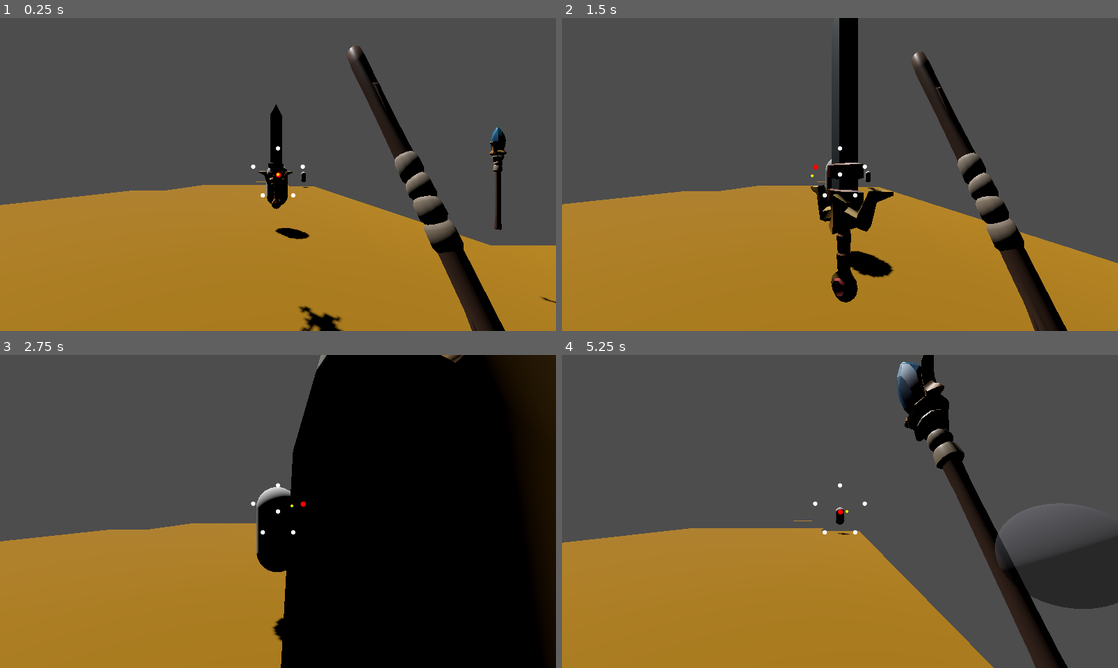
Above: before the commit, frames 1-4 (two rows, left to right).
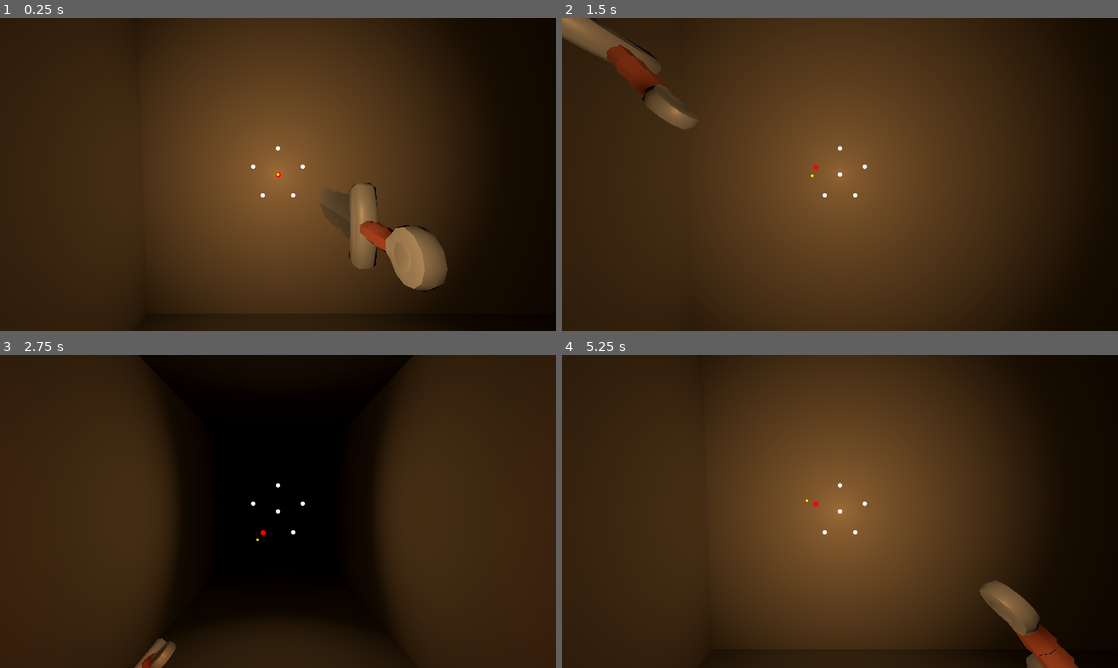
Above: after the commit, the same moments.

Repository: MendelDdS/pdc-godot
Game: Godot game, scene res://scenes/main.tscn
Same seed, same stepped clock (60 frames per second), same inputs: the game is played once before the commit and once after it.
Inputs (mouse positions are in pixels of both pictures, inside the frame that each line leads up to):
- Up to frame 1 (0.25 s): no input
- Up to frame 2 (1.5 s): move the mouse to (867, 174) at 0.52 s; hold D (Right strafe) 0.53-1.28 s; hold Up (Foward) 0.53-1.28 s; move the mouse to (812, 174) at 1.27 s; hold Down (Back) from 1.28 s (still down); tap Up (Foward) at 1.35 s
- Up to frame 3 (2.75 s): move the mouse to (289, 505) at 2.02 s; release Down (Back) at 2.03 s; hold D (Right strafe) from 2.03 s (still down); hold Up (Foward) from 2.03 s (still down); click (289, 505) at 2.1 s
- Up to frame 4 (5.25 s): move the mouse to (834, 517) at 2.77 s; release Up (Foward) at 2.78 s; right-click (834, 517) at 2.85 s; tap Up (Foward) at 3.05, 4.35 s; move the mouse to (878, 514) at 3.52 s; release D (Right strafe) at 3.53 s; hold Up (Foward) 3.53-4.28 s; hold A (Left strafe) 3.53-5.03 s; move the mouse to (795, 508) at 4.27 s; move the mouse to (845, 511) at 5.02 s; hold Down (Back) from 5.03 s (still down); hold Up (Foward) from 5.03 s (still down); click (845, 511) at 5.1 s

The runs differ from the first frame. In frame 1, 99% of the frame differs, in the area x 0-100%, y 0-100%; in frame 2, 99%; in frame 3, 84%; in frame 4, 99%.

Commit message:
fix(#0000): adjust camera position

Diff:
--- a/core/constants.gd
+++ b/core/constants.gd
@@ -1,3 +1,3 @@
 extends Node
 
-const TILE_SIZE = 5.0
+const TILE_SIZE = 6.0
--- a/scenes/actors/enemies/enemy.gd
+++ b/scenes/actors/enemies/enemy.gd
@@ -3,7 +3,7 @@
 
 enum State { IDLE, CHASE, ATTACK, STUNNED, DEAD }
 
-@export var attack_damage: int = 10
+@export var attack_damage: int = 5
 @export var attack_windup: float = 0.35
 @export var attack_cooldown: float = 1.0
 @export var stun_duration: float = 1.4
@@ -271,13 +271,15 @@
 	if position_feedback_tween:
 		position_feedback_tween.kill()
 	body.rotation_degrees = base_body_rotation_degrees
-	global_position = base_global_position
-
-	var recoil_pos := base_global_position + (global_transform.basis.z.normalized() * Constants.TILE_SIZE * 0.28)
+	var anchor_pos := _cell_to_world(get_current_cell())
+	global_position = anchor_pos
+	base_global_position = anchor_pos
+
+	var recoil_pos := anchor_pos + (global_transform.basis.z.normalized() * Constants.TILE_SIZE * 0.22)
 	position_feedback_tween = create_tween()
 	position_feedback_tween.set_trans(Tween.TRANS_QUAD).set_ease(Tween.EASE_OUT)
 	position_feedback_tween.tween_property(self, "global_position", recoil_pos, 0.08)
-	position_feedback_tween.tween_property(self, "global_position", base_global_position, 0.16).set_trans(Tween.TRANS_SINE).set_ease(Tween.EASE_OUT)
+	position_feedback_tween.tween_property(self, "global_position", anchor_pos, 0.16).set_trans(Tween.TRANS_SINE).set_ease(Tween.EASE_OUT)
 	position_feedback_tween.tween_callback(_finish_position_feedback)
 
 	body_rotation_tween = create_tween()
--- a/scenes/actors/player/player.gd
+++ b/scenes/actors/player/player.gd
@@ -424,6 +424,7 @@
 func move_in_direction(direction: Vector3, ray: RayCast3D, is_strafe: bool = false, strafe_dir: int = 0) -> void:
 	var previous_pos := global_position
 	var target_pos = global_position + direction.normalized() * Constants.TILE_SIZE
+	ray.force_raycast_update()
 
 	if ray.is_colliding() || _has_enemy_on_tile(target_pos):
 		play_wall_bump_animation(direction)
--- a/scenes/actors/player/player.tscn
+++ b/scenes/actors/player/player.tscn
@@ -16,6 +16,7 @@
 
 [node name="Player" type="CharacterBody3D" unique_id=2122427803]
 script = ExtResource("1_1fipg")
+player_class = 0
 warrior_starting_weapon_scene = ExtResource("2_sword_weapon")
 mage_starting_weapon_scene = ExtResource("2_staff_weapon")
 
@@ -23,13 +24,14 @@
 script = ExtResource("1_watk3")
 
 [node name="CameraPivot" parent="." unique_id=1839286025 instance=ExtResource("2_oj104")]
-transform = Transform3D(1, 0, 0, 0, 1, 0, 0, 0, 1, 0, 1.4785786, -0.40341085)
+transform = Transform3D(1, 0, 0, 0, 1, 0, 0, 0, 1, 0, 1.5, 1.5)
 
 [node name="HealthComponent" parent="." unique_id=1503925823 instance=ExtResource("2_6b2fh")]
 transform = Transform3D(1, 0, 0, 0, 1, 0, 0, 0, 1, 0, 0.9, 0)
 
 [node name="Body" type="MeshInstance3D" parent="." unique_id=1691970083]
 transform = Transform3D(1, 0, 0, 0, 1, 0, 0, 0, 1, 0, 0.9, 0)
+visible = false
 mesh = SubResource("CapsuleMesh_l17oj")
 
 [node name="CollisionShape3D" type="CollisionShape3D" parent="." unique_id=1762347546]
@@ -38,18 +40,18 @@
 
 [node name="LeftRay" type="RayCast3D" parent="." unique_id=1746288839]
 transform = Transform3D(-4.371139e-08, 0, 1, 0, 1, 0, -1, 0, -4.371139e-08, 0, 1, 0)
-target_position = Vector3(0, 0, -2)
+target_position = Vector3(0, 0, -3.5)
 
 [node name="ForwardRay" type="RayCast3D" parent="." unique_id=2036658384]
 transform = Transform3D(1, 0, 0, 0, 1, 0, 0, 0, 1, 0, 1, 0)
-target_position = Vector3(0, 0, -2)
+target_position = Vector3(0, 0, -3.5)
 
 [node name="BackRay" type="RayCast3D" parent="." unique_id=839611111]
 transform = Transform3D(1, 0, 0, 0, 1, 0, 0, 0, 1, 0, 1, 0)
-target_position = Vector3(0, 0, 2)
+target_position = Vector3(0, 0, 3.5)
 
 [node name="RightRay" type="RayCast3D" parent="." unique_id=421685770]
 transform = Transform3D(-4.371139e-08, 0, -1, 0, 1, 0, 1, 0, -4.371139e-08, 0, 1, 0)
-target_position = Vector3(0, 0, -2)
+target_position = Vector3(0, 0, -3.5)
 
 [node name="CombatUI" parent="." unique_id=813536664 instance=ExtResource("2_combat")]
--- a/scenes/camera/CameraPivot.tscn
+++ b/scenes/camera/CameraPivot.tscn
@@ -6,10 +6,27 @@
 script = ExtResource("1_scdyt")
 
 [node name="Camera3D" type="Camera3D" parent="." unique_id=1419696167]
+transform = Transform3D(1, 0, 0, 0, 0.99862945, 0.05233596, 0, -0.05233596, 0.99862945, 0, 0, 0)
+
+[node name="PlayerLight" type="OmniLight3D" parent="Camera3D" unique_id=1625141012]
+transform = Transform3D(1, 0, 0, 0, 1, 0, 0, 0, 1, 0, -0.15, -0.35)
+light_color = Color(1, 0.72, 0.45, 1)
+light_energy = 1.35
+omni_range = 12.0
+omni_attenuation = 1.1
 
 [node name="MeleeRay" type="RayCast3D" parent="Camera3D" unique_id=987654321]
 enabled = false
-target_position = Vector3(0, 0, -5.5)
+target_position = Vector3(0, 0, -7.5)
 collision_mask = 2
 
 [node name="WeaponPivot" type="Node3D" parent="Camera3D" unique_id=123456789]
+
+[node name="SpotLight3D" type="SpotLight3D" parent="Camera3D" unique_id=495425737]
+transform = Transform3D(1, 0, 0, 0, 1, 0, 0, 0, 1, 0, 0, -1)
+light_color = Color(1, 0.72156864, 0.4509804, 1)
+light_specular = 0.0
+spot_range = 6.0
+spot_attenuation = -1.5
+spot_angle = 75.0
+spot_angle_attenuation = 5.098239
--- a/scenes/levels/dungeon_entrance.gd
+++ b/scenes/levels/dungeon_entrance.gd
@@ -1 +1,200 @@
 extends Node3D
+
+const TILE_SIZE := Constants.TILE_SIZE
+const FLOOR_THICKNESS := 0.16
+const WALL_THICKNESS := 0.32
+const WALL_HEIGHT := 6.4
+const CEILING_Y := 6.4
+const ACTOR_Y := 1.8
+
+const DUNGEON_MAP := [
+	"##########",
+	"#P.E#...U#",
+	"#.#.#.##.#",
+	"#.#...#..#",
+	"#.###.#E##",
+	"#...#....#",
+	"###.#.##.#",
+	"#E..#..Q.#",
+	"#...S....#",
+	"##########"
+]
+
+@export var enemy_scene: PackedScene
+@export var quality_sword_scene: PackedScene
+@export var quality_staff_scene: PackedScene
+
+var floor_material: StandardMaterial3D
+var wall_material: StandardMaterial3D
+var ceiling_material: StandardMaterial3D
+var trim_material: StandardMaterial3D
+
+@onready var player_spawn: Marker3D = $PlayerSpawn
+
+func _ready() -> void:
+	_setup_materials()
+	_clear_generated_nodes()
+	_build_containers()
+	_build_static_geometry()
+	_build_dynamic_content()
+	_setup_lighting()
+
+func _setup_materials() -> void:
+	floor_material = _make_material(Color(0.22, 0.22, 0.20), 0.9, 0.0)
+	wall_material = _make_material(Color(0.30, 0.29, 0.25), 0.82, 0.0)
+	ceiling_material = _make_material(Color(0.10, 0.105, 0.11), 0.95, 0.0)
+	trim_material = _make_material(Color(0.38, 0.30, 0.22), 0.75, 0.0)
+
+func _make_material(color: Color, roughness: float, metallic: float) -> StandardMaterial3D:
+	var material := StandardMaterial3D.new()
+	material.albedo_color = color
+	material.roughness = roughness
+	material.metallic = metallic
+	return material
+
+func _clear_generated_nodes() -> void:
+	for node_name in ["StaticGeometry", "Interactables", "Enemies", "Pickups", "Lighting"]:
+		var node := get_node_or_null(node_name)
+		if node != null:
+			node.queue_free()
+
+func _build_containers() -> void:
+	for node_name in ["StaticGeometry", "Interactables", "Enemies", "Pickups", "Lighting"]:
+		var container := Node3D.new()
+		container.name = node_name
+		add_child(container)
+
+	for node_name in ["Floors", "Walls", "Ceilings"]:
+		var container := Node3D.new()
+		container.name = node_name
+		$StaticGeometry.add_child(container)
+
+func _build_static_geometry() -> void:
+	for z in DUNGEON_MAP.size():
+		for x in DUNGEON_MAP[z].length():
+			if not _is_walkable_cell(x, z):
+				continue
+
+			var center := _cell_to_world(Vector2i(x, z), 0.0)
+			_create_box("Floor_%s_%s" % [x, z], $StaticGeometry/Floors, center + Vector3(0.0, -FLOOR_THICKNESS * 0.5, 0.0), Vector3(TILE_SIZE, FLOOR_THICKNESS, TILE_SIZE), floor_material, true)
+			_create_box("Ceiling_%s_%s" % [x, z], $StaticGeometry/Ceilings, center + Vector3(0.0, CEILING_Y, 0.0), Vector3(TILE_SIZE, FLOOR_THICKNESS, TILE_SIZE), ceiling_material, true)
+			_create_edge_walls(x, z)
+
+func _create_edge_walls(x: int, z: int) -> void:
+	var center := _cell_to_world(Vector2i(x, z), WALL_HEIGHT * 0.5)
+	var half := TILE_SIZE * 0.5
+	var dirs := [
+		{"offset": Vector3(0.0, 0.0, -half), "size": Vector3(TILE_SIZE, WALL_HEIGHT, WALL_THICKNESS), "cell": Vector2i(x, z - 1), "name": "N"},
+		{"offset": Vector3(0.0, 0.0, half), "size": Vector3(TILE_SIZE, WALL_HEIGHT, WALL_THICKNESS), "cell": Vector2i(x, z + 1), "name": "S"},
+		{"offset": Vector3(-half, 0.0, 0.0), "size": Vector3(WALL_THICKNESS, WALL_HEIGHT, TILE_SIZE), "cell": Vector2i(x - 1, z), "name": "W"},
+		{"offset": Vector3(half, 0.0, 0.0), "size": Vector3(WALL_THICKNESS, WALL_HEIGHT, TILE_SIZE), "cell": Vector2i(x + 1, z), "name": "E"}
+	]
+
+	for dir in dirs:
+		if _is_walkable_cell(dir["cell"].x, dir["cell"].y):
+			continue
+		_create_box("Wall_%s_%s_%s" % [x, z, dir["name"]], $StaticGeometry/Walls, center + dir["offset"], dir["size"], wall_material, true)
+
+func _build_dynamic_content() -> void:
+	for z in DUNGEON_MAP.size():
+		for x in DUNGEON_MAP[z].length():
+			var marker := _get_cell_marker(x, z)
+			var cell := Vector2i(x, z)
+			match marker:
+				"P":
+					player_spawn.position = _cell_to_world(cell, ACTOR_Y)
+				"E":
+					_spawn_scene(enemy_scene, $Enemies, _cell_to_world(cell, ACTOR_Y), "Enemy")
+				"Q":
+					_spawn_scene(quality_sword_scene, $Pickups, _cell_to_world(cell, ACTOR_Y), "QualitySwordPickup")
+				"S":
+					_spawn_scene(quality_staff_scene, $Pickups, _cell_to_world(cell, ACTOR_Y), "QualityStaffPickup")
+				"U":
+					_create_stairs_marker(cell)
+
+func _spawn_scene(scene: PackedScene, parent: Node, position: Vector3, node_name: String) -> Node:
+	if scene == null:
+		return null
+
+	var instance := scene.instantiate()
+	instance.name = node_name
+	parent.add_child(instance)
+	instance.global_position = position
+	return instance
+
+func _create_stairs_marker(cell: Vector2i) -> void:
+	var parent := $Interactables
+	var base_pos := _cell_to_world(cell, 0.18)
+	for i in 5:
+		_create_box(
+			"StairsUp_%s" % i,
+			parent,
+			base_pos + Vector3(0.0, 0.12 + (i * 0.18), -1.55 + (i * 0.62)),
+			Vector3(TILE_SIZE * 0.64, 0.22, 0.58),
+			trim_material,
+			false
+		)
+
+func _setup_lighting() -> void:
+	var ambient := WorldEnvironment.new()
+	ambient.name = "WorldEnvironment"
+	var environment := Environment.new()
+	environment.background_mode = Environment.BG_COLOR
+	environment.background_color = Color(0.015, 0.015, 0.018)
+	environment.ambient_light_color = Color(0.20, 0.20, 0.19)
+	environment.ambient_light_energy = 0.52
+	ambient.environment = environment
+	$Lighting.add_child(ambient)
+
+	for z in DUNGEON_MAP.size():
+		for x in DUNGEON_MAP[z].length():
+			if _get_cell_marker(x, z) != ".":
+				continue
+			if (x + z) % 5 != 0:
+				continue
+			var light := OmniLight3D.new()
+			light.name = "TorchLight_%s_%s" % [x, z]
+			light.light_color = Color(1.0, 0.56, 0.26)
+			light.light_energy = 1.15
+			light.omni_range = 9.0
+			light.shadow_enabled = true
+			$Lighting.add_child(light)
+			light.position = _cell_to_world(Vector2i(x, z), 2.45)
+
+func _create_box(node_name: String, parent: Node, position: Vector3, size: Vector3, material: Material, with_collision: bool) -> Node3D:
+	var root := Node3D.new()
+	root.name = node_name
+	parent.add_child(root)
+	root.position = position
+
+	var mesh_instance := MeshInstance3D.new()
+	var mesh := BoxMesh.new()
+	mesh.size = size
+	mesh_instance.mesh = mesh
+	mesh_instance.material_override = material
+	root.add_child(mesh_instance)
+
+	if with_collision:
+		var body := StaticBody3D.new()
+		var collision := CollisionShape3D.new()
+		var shape := BoxShape3D.new()
+		shape.size = size
+		collision.shape = shape
+		body.add_child(collision)
+		root.add_child(body)
+
+	return root
+
+func _is_walkable_cell(x: int, z: int) -> bool:
+	if z < 0 or z >= DUNGEON_MAP.size():
+		return false
+	if x < 0 or x >= DUNGEON_MAP[z].length():
+		return false
+	return _get_cell_marker(x, z) != "#"
+
+func _cell_to_world(cell: Vector2i, y: float) -> Vector3:
+	var half := TILE_SIZE * 0.5
+	return Vector3((cell.x * TILE_SIZE) + half, y, (cell.y * TILE_SIZE) + half)
+
+func _get_cell_marker(x: int, z: int) -> String:
+	return DUNGEON_MAP[z].substr(x, 1)
--- a/scenes/levels/dungeon_entrance.tscn
+++ b/scenes/levels/dungeon_entrance.tscn
@@ -1,36 +1,14 @@
 [gd_scene format=3 uid="uid://d300jn8i5v04i"]
 
 [ext_resource type="Script" uid="uid://d4bfi1jkkc2mj" path="res://scenes/levels/dungeon_entrance.gd" id="1_32fru"]
-[ext_resource type="MeshLibrary" uid="uid://b5arnqnvud01h" path="res://scenes/actors/evironment/tiles_lib.tres" id="2_5c8o1"]
-[ext_resource type="PackedScene" uid="uid://bqf3g8sdhojh0" path="res://scenes/actors/enemies/enemy.tscn" id="3_enemy"]
-[ext_resource type="PackedScene" uid="uid://8j4y8buyrtbp" path="res://scenes/actors/items/weapons/quality_sword.tscn" id="4_quality_sword"]
-[ext_resource type="PackedScene" uid="uid://gcfvcdxcjmu8" path="res://scenes/actors/items/weapons/quality_staff.tscn" id="5_quality_staff"]
+[ext_resource type="PackedScene" uid="uid://bqf3g8sdhojh0" path="res://scenes/actors/enemies/enemy.tscn" id="2_enemy"]
+[ext_resource type="PackedScene" uid="uid://8j4y8buyrtbp" path="res://scenes/actors/items/weapons/quality_sword.tscn" id="3_quality_sword"]
+[ext_resource type="PackedScene" uid="uid://gcfvcdxcjmu8" path="res://scenes/actors/items/weapons/quality_staff.tscn" id="4_quality_staff"]
 
 [node name="DungeonEntrance" type="Node3D" unique_id=179366886]
 script = ExtResource("1_32fru")
-
-[node name="DirectionalLight3D" type="DirectionalLight3D" parent="." unique_id=1493193663]
-transform = Transform3D(-0.7132687, -0.6402114, -0.28526682, -0.49116975, 0.16622092, 0.85505724, -0.50000006, 0.75, -0.43301266, 0, 15.036737, 2.7446685)
-shadow_enabled = true
+enemy_scene = ExtResource("2_enemy")
+quality_sword_scene = ExtResource("3_quality_sword")
+quality_staff_scene = ExtResource("4_quality_staff")
 
 [node name="PlayerSpawn" type="Marker3D" parent="." unique_id=1093899645]
-transform = Transform3D(1, 0, 0, 0, 1, 0, 0, 0, 1, 12.5, 2, 57.5)
-
-[node name="GridMap" type="GridMap" parent="." unique_id=737471785]
-mesh_library = ExtResource("2_5c8o1")
-cell_size = Vector3(5, 2, 5)
-data = {
-"cells": PackedInt32Array(1, 65533, 0, 1, 8, 0, 2, 8, 0, 2, 7, 0, 3, 7, 0, 2, 6, 0, 1, 6, 0, 1, 7, 0, 2, 5, 0, 1, 5, 0, 1, 4, 0, 0, 4, 0, 65535, 3, 0, 65535, 2, 0, 0, 2, 0, 1, 2, 0, 2, 2, 0, 3, 3, 0, 3, 4, 0, 3, 5, 0, 0, 9, 0, 65535, 9, 0, 65534, 9, 0, 65534, 8, 0, 65534, 7, 0, 65534, 6, 0, 65534, 5, 0, 65535, 4, 0, 0, 3, 0, 1, 3, 0, 2, 3, 0, 2, 4, 0, 3, 6, 0, 3, 8, 0, 2, 9, 0, 2, 11, 0, 0, 11, 0, 65535, 10, 0, 65535, 5, 0, 1, 9, 0, 0, 10, 0, 65535, 8, 0, 65535, 7, 0, 65535, 6, 0, 0, 6, 0, 0, 5, 0, 0, 8, 0, 0, 7, 0, 1, 10, 0, 65535, 11, 0, 1, 11, 0, 2, 10, 0, 3, 10, 0, 4, 10, 0, 3, 11, 0, 3, 9, 0, 2, 12, 0, 1, 12, 0, 3, 12, 0)
-}
-
-[node name="Enemy" parent="." unique_id=788192465 instance=ExtResource("3_enemy")]
-transform = Transform3D(1, 0, 0, 0, 1, 0, 0, 0, 1, 17.5, 2, 17.5)
-
-[node name="Enemy2" parent="." unique_id=1994838575 instance=ExtResource("3_enemy")]
-transform = Transform3D(1, 0, 0, 0, 1, 0, 0, 0, 1, 12.5, 2, 47.5)
-
-[node name="QualitySwordPickup" parent="." instance=ExtResource("4_quality_sword")]
-transform = Transform3D(1, 0, 0, 0, 1, 0, 0, 0, 1, 12.5, 2, 52.5)
-
-[node name="QualityStaffPickup" parent="." instance=ExtResource("5_quality_staff")]
-transform = Transform3D(1, 0, 0, 0, 1, 0, 0, 0, 1, 17.5, 2, 52.5)
Not shown: 1 places in scenes/actors/player/player.tscn that only renumber resources
